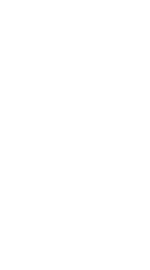
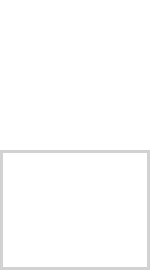
The second 150 x 270 image is a revision of the first. Changes to its layers:
painted on "Layer 0" over box(0, 150, 150, 270)
